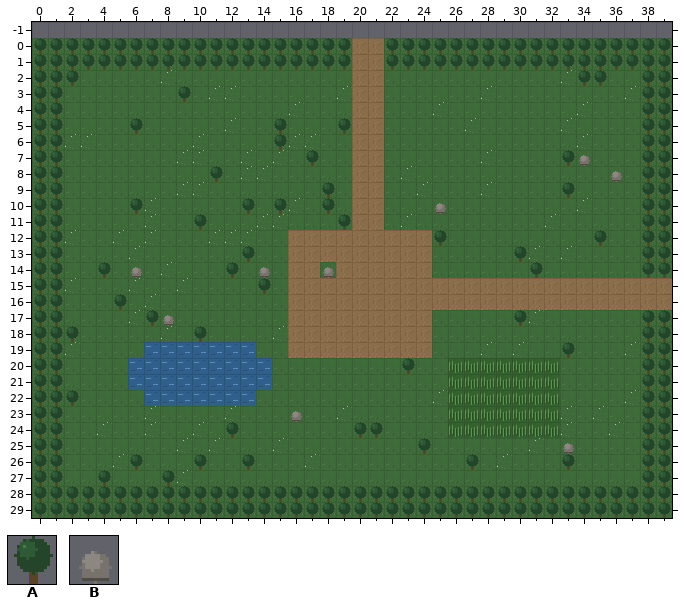
A Tiled map (JSON) gets an edit: client/public/maps/clareira.tmj. Above, as it was before the edit.
Cells are 16x16 px. Shown: x 0..39, y -1..29.
Key: from "placeholder": A 8, B 9.
_ is an empty cell.
Layers that did not change in this view are not listed.
Layer "sorted" before, first column x 0:
-1 ________________________________________
 0 AAAAAAAAAAAAAAAAAAAA__AAAAAAAAAAAAAAAAAA
 1 AAAAAAAAAAAAAAAAAAAA__AAAAAAAAAAAAAAAAAA
 2 AAA_______________________________AA__AA
 3 AA_______A____________________________AA
 4 AA____________________________________AA
 5 AA____A________A___A__________________AA
 6 AA_____________A______________________AA
 7 AA_______________A_______________AB___AA
 8 AA_________A________________________B_AA
 9 AA________________A______________A____AA
10 AA____A______A_A__A______B____________AA
11 AA________A________A__________________AA
12 AA_______________________A_________A__AA
13 AA___________A________________A_______AA
14 AA__A_B_____A_B___B____________A______AA
15 AA____________A_________________________
16 AA___A__________________________________
17 AA_____AB_____________________A_______AA
18 AAA_______A___________________________AA
19 AA_______________________________A____AA
20 AA_____________________A______________AA
21 AA____________________________________AA
22 AAA___________________________________AA
23 AA______________B_____________________AA
24 AA__________A_______AA________________AA
25 AA______________________A________B____AA
26 AA____A___A__A_____________A_____A____AA
27 AA__A___A_____________________________AA
28 AAAAAAAAAAAAAAAAAAAAAAAAAAAAAAAAAAAAAAAA
29 AAAAAAAAAAAAAAAAAAAAAAAAAAAAAAAAAAAAAAAA
The result:
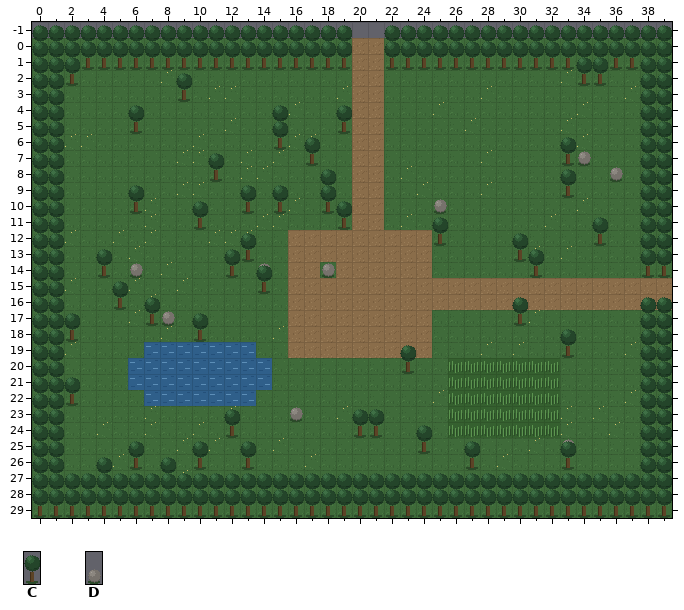
Further tiles: from "placeholder-tall": C 0, D 1.
From old to new:
Layer "sorted":
y 0..1: x 0..19 AAAAAAAAAAAAAAAAAAAA -> CCCCCCCCCCCCCCCCCCCC; x 22..39 AAAAAAAAAAAAAAAAAA -> CCCCCCCCCCCCCCCCCC
y 2: x 0..2 AAA -> CCC; x 34..35 AA -> CC; x 38..39 AA -> CC
y 3: x 0..1 AA -> CC; x 9 A -> C; x 38..39 AA -> CC
y 4: x 0..1 AA -> CC; x 38..39 AA -> CC
y 5: x 0..1 AA -> CC; x 6 A -> C; x 15 A -> C; x 19 A -> C; x 38..39 AA -> CC
y 6: x 0..1 AA -> CC; x 15 A -> C; x 38..39 AA -> CC
y 7: x 0..1 AA -> CC; x 17 A -> C; x 33..34 AB -> CD; x 38..39 AA -> CC
y 8: x 0..1 AA -> CC; x 11 A -> C; x 36 B -> D; x 38..39 AA -> CC
y 9: x 0..1 AA -> CC; x 18 A -> C; x 33 A -> C; x 38..39 AA -> CC
y 10: x 0..1 AA -> CC; x 6 A -> C; x 13 A -> C; x 15 A -> C; x 18 A -> C; x 25 B -> D; x 38..39 AA -> CC
y 11: x 0..1 AA -> CC; x 10 A -> C; x 19 A -> C; x 38..39 AA -> CC
y 12: x 0..1 AA -> CC; x 25 A -> C; x 35 A -> C; x 38..39 AA -> CC
y 13: x 0..1 AA -> CC; x 13 A -> C; x 30 A -> C; x 38..39 AA -> CC
y 14: x 0..1 AA -> CC; x 4 A -> C; x 6 B -> D; x 12 A -> C; x 14 B -> D; x 18 B -> D; x 31 A -> C; x 38..39 AA -> CC
y 15: x 0..1 AA -> CC; x 14 A -> C
y 16: x 0..1 AA -> CC; x 5 A -> C
y 17: x 0..1 AA -> CC; x 7..8 AB -> CD; x 30 A -> C; x 38..39 AA -> CC
y 18: x 0..2 AAA -> CCC; x 10 A -> C; x 38..39 AA -> CC
y 19: x 0..1 AA -> CC; x 33 A -> C; x 38..39 AA -> CC
y 20: x 0..1 AA -> CC; x 23 A -> C; x 38..39 AA -> CC
y 21: x 0..1 AA -> CC; x 38..39 AA -> CC
y 22: x 0..2 AAA -> CCC; x 38..39 AA -> CC
y 23: x 0..1 AA -> CC; x 16 B -> D; x 38..39 AA -> CC
y 24: x 0..1 AA -> CC; x 12 A -> C; x 20..21 AA -> CC; x 38..39 AA -> CC
y 25: x 0..1 AA -> CC; x 24 A -> C; x 33 B -> D; x 38..39 AA -> CC
y 26: x 0..1 AA -> CC; x 6 A -> C; x 10 A -> C; x 13 A -> C; x 27 A -> C; x 33 A -> C; x 38..39 AA -> CC
y 27: x 0..1 AA -> CC; x 4 A -> C; x 8 A -> C; x 38..39 AA -> CC
y 28..29: x 0..39 AAAAAAAAAAAAAAAAAAAAAAAAAAAAAAAAAAAAAAAA -> CCCCCCCCCCCCCCCCCCCCCCCCCCCCCCCCCCCCCCCC
Changed places in both pictures, as pixel boxes (x1, y1, x2, y2):
changed: (32, 25, 672, 518)
